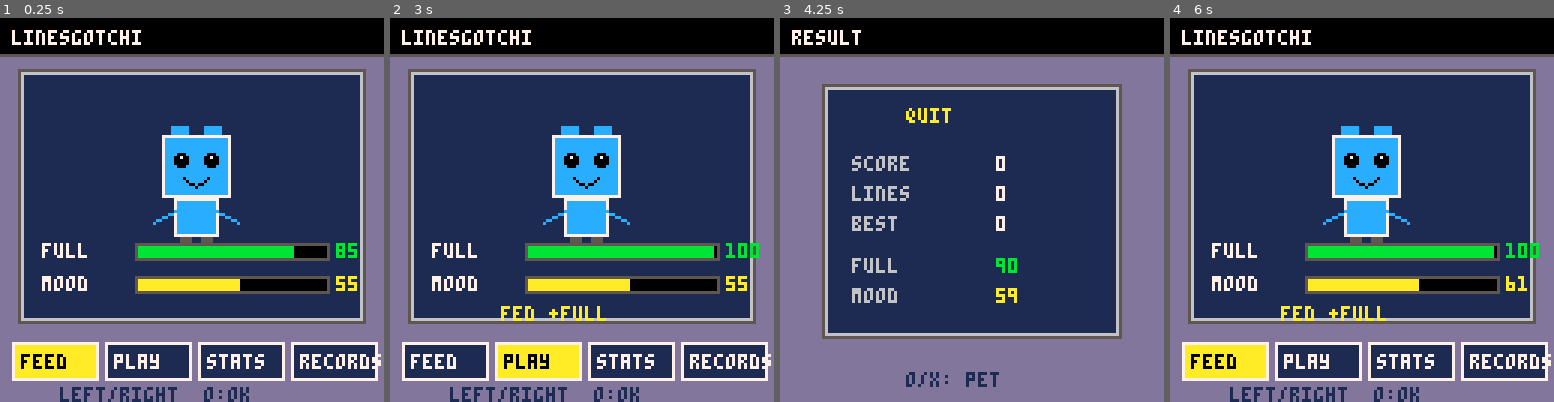
Above: before the commit, frames 1-4 (left to right).
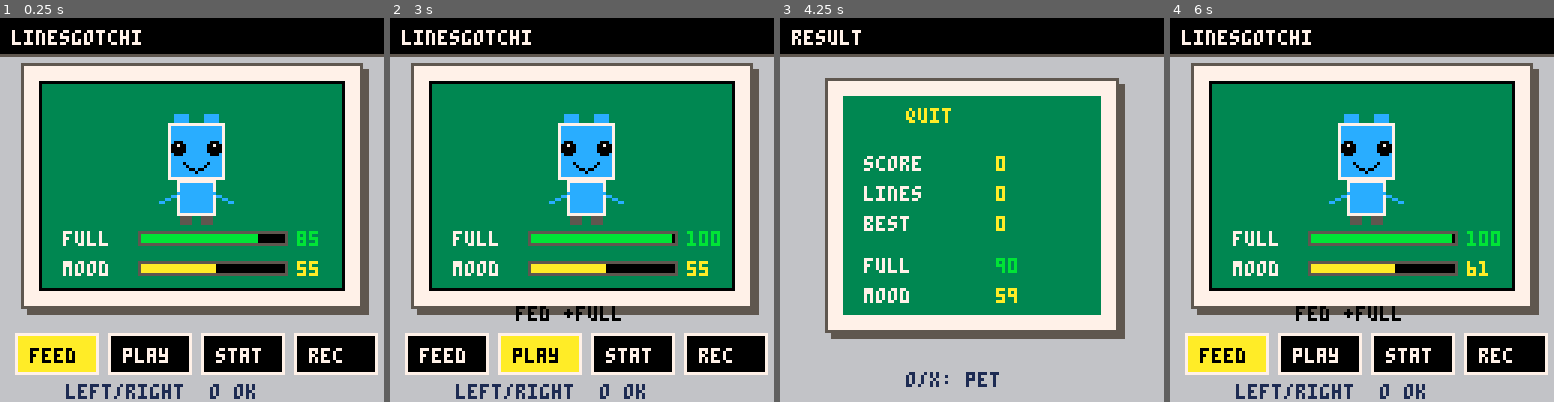
Above: after the commit, the same moments.

Repository: farrukh-mirzazade/LinesGotchi-PICO8
Game: PICO-8 cartridge carts/linesgotchi.p8
The game is run twice, just before and just after one commit, with the same random seed, the same clock (stepped at 60 frames per second) and the same inputs.
Inputs:
- Up to frame 1 (0.25 s): no input
- Up to frame 2 (3 s): tap O (Z key) at 0.33, 0.7, 1.43, 2.22 s; tap X (X key) at 1.07, 2.07, 2.4, 2.73 s; hold Left 1.97-2.37 s; hold Down 2.42-2.82 s; hold Right from 2.87 s (still down)
- Up to frame 3 (4.25 s): tap X (X key) every 0.33 s from 3.07 to 4.07 s; tap O (Z key) at 3.1, 3.98 s; release Right at 3.53 s; hold Up 3.58-4.08 s; hold Right from 4.13 s (still down)
- Up to frame 4 (6 s): tap X (X key) every 0.33 s from 4.4 to 5.73 s; release Right at 4.53 s; hold Down 4.58-5.08 s; tap O (Z key) at 4.87, 5.75 s; hold Left 5.13-5.8 s; hold Up from 5.85 s (still down)

The runs differ from the first frame. In frame 1, 85% of the frame differs, in the area x 0-100%, y 10-100%; in frame 2, 85%; in frame 3, 88%; in frame 4, 85%.

Commit message:
Tighten visual layout for PICO-8 screens

Diff:
--- a/carts/linesgotchi.p8
+++ b/carts/linesgotchi.p8
@@ -19,9 +19,9 @@
 
 -- lines config
 bs=8
-cs=9
-ox=2
-oy=22
+cs=8
+ox=7
+oy=26
 colors={8,10,11,12,14}
 dxs={1,0,1,1}
 dys={0,1,1,-1}
@@ -346,97 +346,106 @@
 end
 
 function draw_pet_screen()
- cls(13)
+ cls(6)
  title("linesgotchi")
- panel(6,17,121,101,1,5)
- draw_pet(46,29)
- print("full",14,75,7)
- print("mood",14,86,7)
- draw_bar(45,75,64,5,full(),11)
- draw_bar(45,86,64,5,pet.happy,10)
- print(full(),112,75,11)
- print(pet.happy,112,86,10)
- local items={"feed","play","stats","records"}
+ panel(7,15,120,96,7,5)
+ rectfill(13,21,114,90,3)
+ rect(13,21,114,90,0)
+ draw_pet(45,25)
+ print("full",21,71,7)
+ print("mood",21,81,7)
+ draw_bar(46,71,49,4,full(),11)
+ draw_bar(46,81,49,4,pet.happy,10)
+ print(full(),99,71,11)
+ print(pet.happy,99,81,10)
+ local items={"feed","play","stat","rec"}
  for i=1,4 do
-  local x=4+(i-1)*31
-  local c=i==menu_i and 10 or 1
+  local x=5+(i-1)*31
+  local c=i==menu_i and 10 or 0
   local tc=i==menu_i and 0 or 7
-  rectfill(x,108,x+28,120,c)
-  rect(x,108,x+28,120,7)
-  print(items[i],x+3,112,tc)
- end
- if msg~="" then print(msg,37,96,10) end
- print("left/right  o:ok",20,123,1)
+  rectfill(x,105,x+27,118,c)
+  rect(x,105,x+27,118,7)
+  print(items[i],x+5,110,tc)
+ end
+ if msg~="" then print(msg,42,96,0) end
+ print("left/right  o ok",22,122,1)
 end
 
 function draw_lines_screen()
- cls(1)
+ cls(6)
  title("play lines")
- panel(0,16,76,92,0,5)
- panel(79,16,126,111,1,5)
+ panel(4,18,73,91,7,5)
+ rectfill(8,23,70,86,0)
+ panel(78,18,123,102,7,5)
  print("score",85,23,6)
- print(score,85,31,7)
- print("full "..full(),85,45,11)
- print("mood "..pet.happy,85,54,10)
- draw_mini_pet(103,75)
- print("x end",88,95,13)
- print(msg,83,105,10)
+ print(score,85,31,0)
+ print("full",85,45,6)
+ print(full(),106,45,11)
+ print("mood",85,55,6)
+ print(pet.happy,106,55,10)
+ draw_mini_pet(101,75)
+ print("x end",89,94,5)
+ print(msg,84,106,0)
  for y=1,bs do
   for x=1,bs do
    local px=ox+(x-1)*cs
    local py=oy+(y-1)*cs
-   rect(px,py,px+7,py+7,5)
+   rect(px,py,px+6,py+6,5)
    local i=idx(x,y)
    if b[i]>0 then
-    circfill(px+4,py+4,3,colors[b[i]])
-    circ(px+4,py+4,3,7)
+    circfill(px+3,py+3,3,colors[b[i]])
+    pset(px+2,py+2,7)
+    pset(px+4,py+2,7)
    end
-   if i==sel then rect(px-1,py-1,px+8,py+8,10) end
+   if i==sel then rect(px-1,py-1,px+7,py+7,10) end
   end
  end
  local cp_x=ox+(cx-1)*cs
  local cp_y=oy+(cy-1)*cs
- rect(cp_x-2,cp_y-2,cp_x+9,cp_y+9,7)
- print("o:pick/move",2,120,7)
+ rect(cp_x-2,cp_y-2,cp_x+8,cp_y+8,7)
+ print("o pick/move",6,121,1)
 end
 
 function draw_result_screen()
- cls(13)
+ cls(6)
  title("result")
- panel(14,22,113,106,1,5)
+ panel(15,20,112,104,7,5)
+ rectfill(21,26,106,98,3)
  print(result_reason,42,30,10)
- print("score",24,46,6) print(score,72,46,7)
- print("lines",24,56,6) print(session_lines,72,56,7)
- print("best",24,66,6) print(session_best,72,66,7)
- print("full",24,80,6) print(full(),72,80,11)
- print("mood",24,90,6) print(pet.happy,72,90,10)
+ print("score",28,46,7) print(score,72,46,10)
+ print("lines",28,56,7) print(session_lines,72,56,10)
+ print("best",28,66,7) print(session_best,72,66,10)
+ print("full",28,80,7) print(full(),72,80,11)
+ print("mood",28,90,7) print(pet.happy,72,90,10)
  if new_best then print("new best",45,101,10) end
  print("o/x: pet",42,118,1)
 end
 
 function draw_stats_screen()
- cls(13)
+ cls(6)
  title("stats")
- panel(10,20,117,104,1,5)
+ panel(12,19,115,104,7,5)
+ rectfill(18,25,109,98,3)
  print("< stats      records >",8,15,1)
- stat_line("full",full(),31,11)
- stat_line("mood",pet.happy,43,10)
- stat_line("health",pet.health,55,12)
- stat_line("discip",pet.discipline,67,9)
- print("weight",19,82,7) print(pet.weight,82,82,9)
- print("age",19,94,7) print(pet.age,82,94,7)
+ stat_line("full",full(),32,11)
+ stat_line("mood",pet.happy,44,10)
+ stat_line("health",pet.health,56,12)
+ stat_line("discip",pet.discipline,68,9)
+ print("weight",23,83,7) print(pet.weight,83,83,9)
+ print("age",23,93,7) print(pet.age,83,93,7)
  print("o/x: pet",42,118,1)
 end
 
 function draw_records_screen()
- cls(13)
+ cls(6)
  title("records")
- panel(10,20,117,104,1,5)
+ panel(12,19,115,104,7,5)
+ rectfill(18,25,109,98,3)
  print("< stats      records >",8,15,1)
- print("hi-score",20,36,6) print(hi_score,75,36,7)
- print("games",20,50,6) print(games_played,75,50,7)
- print("lines",20,64,6) print(total_lines,75,64,7)
- print("best line",20,78,6) print(best_line,75,78,7)
+ print("hi-score",24,36,7) print(hi_score,76,36,10)
+ print("games",24,50,7) print(games_played,76,50,10)
+ print("lines",24,64,7) print(total_lines,76,64,10)
+ print("best",24,78,7) print(best_line,76,78,10)
  print("hall/species later",22,94,13)
  print("o/x: pet",42,118,1)
 end
@@ -448,9 +457,10 @@
 end
 
 function panel(x0,y0,x1,y1,fill,edge)
+ rectfill(x0+2,y0+2,x1+2,y1+2,5)
  rectfill(x0,y0,x1,y1,fill)
  rect(x0,y0,x1,y1,edge)
- rect(x0+1,y0+1,x1-1,y1-1,6)
+ rect(x0+1,y0+1,x1-1,y1-1,7)
 end
 
 function draw_bar(x,y,w,h,v,col)
@@ -471,26 +481,26 @@
 
 function draw_pet(x,y)
  local sad=pet.hunger>75 or pet.happy<25
- rectfill(x+8,y+10,x+30,y+30,12)
- rectfill(x+11,y+7,x+16,y+12,12)
- rectfill(x+22,y+7,x+27,y+12,12)
- rect(x+8,y+10,x+30,y+30,7)
+ rectfill(x+11,y+10,x+29,y+28,12)
+ rectfill(x+13,y+7,x+17,y+11,12)
+ rectfill(x+23,y+7,x+27,y+11,12)
+ rect(x+11,y+10,x+29,y+28,7)
  circfill(x+14,y+18,2,0)
- circfill(x+24,y+18,2,0)
+ circfill(x+26,y+18,2,0)
  pset(x+14,y+17,7)
- pset(x+24,y+17,7)
+ pset(x+26,y+17,7)
  if sad then
-  line(x+15,y+25,x+23,y+25,0)
+  line(x+16,y+24,x+24,y+24,0)
  else
-  line(x+15,y+24,x+19,y+27,0)
-  line(x+19,y+27,x+23,y+24,0)
- end
- rectfill(x+12,y+31,x+26,y+43,12)
- rect(x+12,y+31,x+26,y+43,7)
- line(x+12,y+35,x+5,y+39,12)
- line(x+26,y+35,x+33,y+39,12)
- rectfill(x+14,y+44,x+17,y+46,5)
- rectfill(x+21,y+44,x+24,y+46,5)
+  line(x+16,y+23,x+20,y+26,0)
+  line(x+20,y+26,x+24,y+23,0)
+ end
+ rectfill(x+14,y+29,x+26,y+40,12)
+ rect(x+14,y+29,x+26,y+40,7)
+ line(x+14,y+33,x+8,y+36,12)
+ line(x+26,y+33,x+32,y+36,12)
+ rectfill(x+15,y+41,x+18,y+43,5)
+ rectfill(x+22,y+41,x+25,y+43,5)
 end
 
 function draw_mini_pet(x,y)
